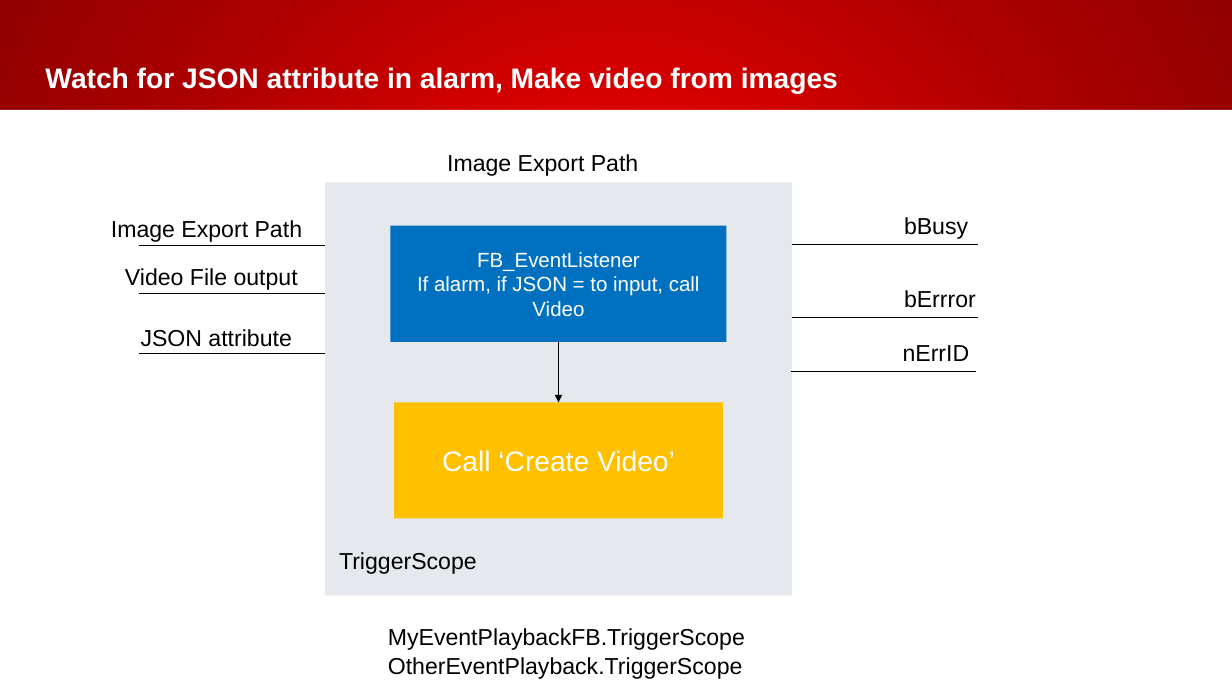
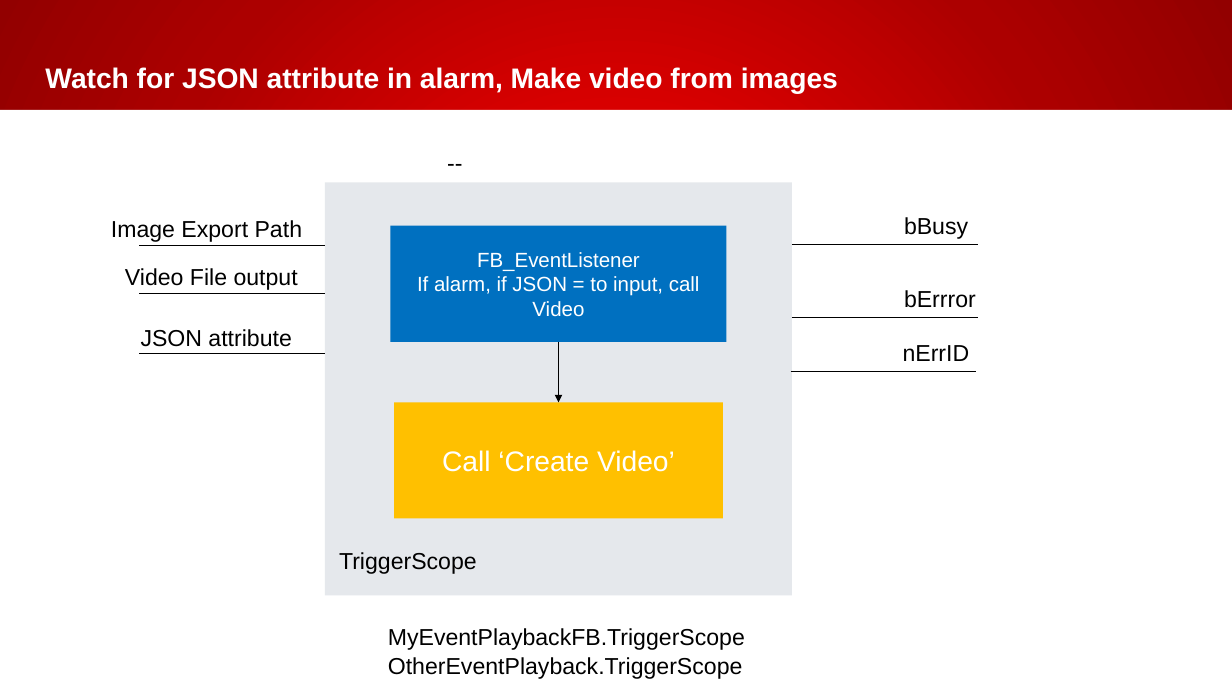
Before and after one commit to Beckhoff-USA-Community/EventVideoPlayback, a slide deck: slide 3 of VideoPlaybackSupportFiles/Video Playback FB Layout.pptx. Drawn at 1232x693 pixels with LibreOffice and Linux fonts; fonts in the diff are those of the drawing; background and template pictures are left out. Boxes give left, top, right and bottom in pixels: in the first picture for what was removed or moved away, otherwise in the second. Text is boxed around its words. In the diff, an @@ line names an element or a change of style, - is before the commit and + after.

Commit message:
SLight update to PPT

```diff
--- a/VideoPlaybackSupportFiles/Video Playback FB Layout.pptx
+++ b/VideoPlaybackSupportFiles/Video Playback FB Layout.pptx
@@ text at [447,154,639,176]: text changed @@
-Image Export Path
+--
```
